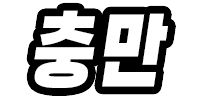
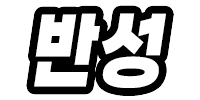
Comparing the layer stacks of the two 200×100 images. Changes:
renamed "충만" to "반성", painted on it over <box>34,10,168,88</box>